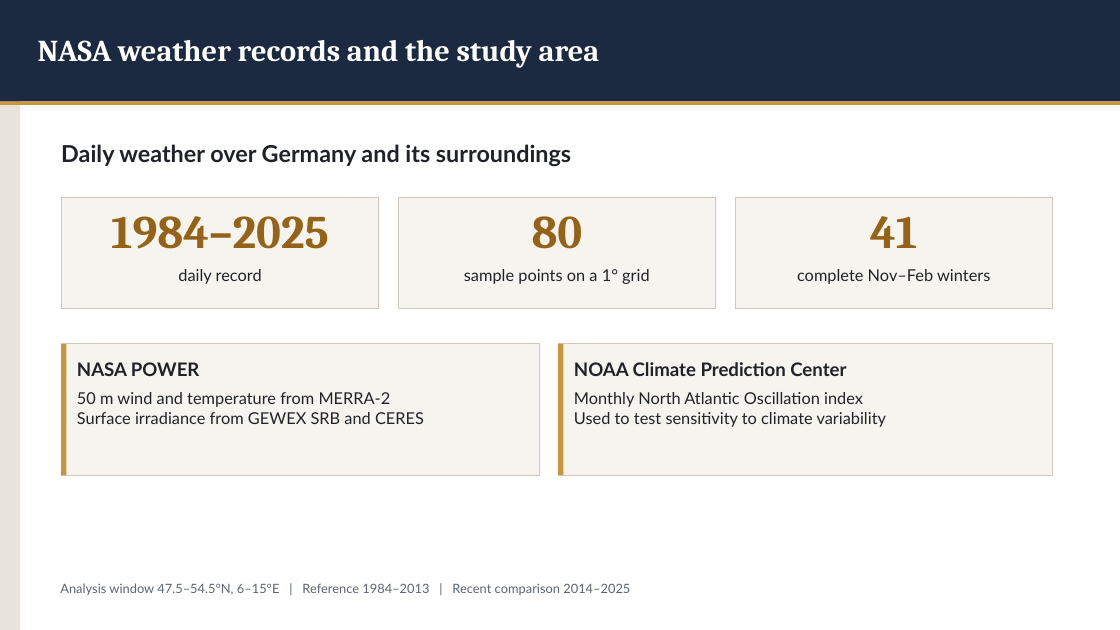
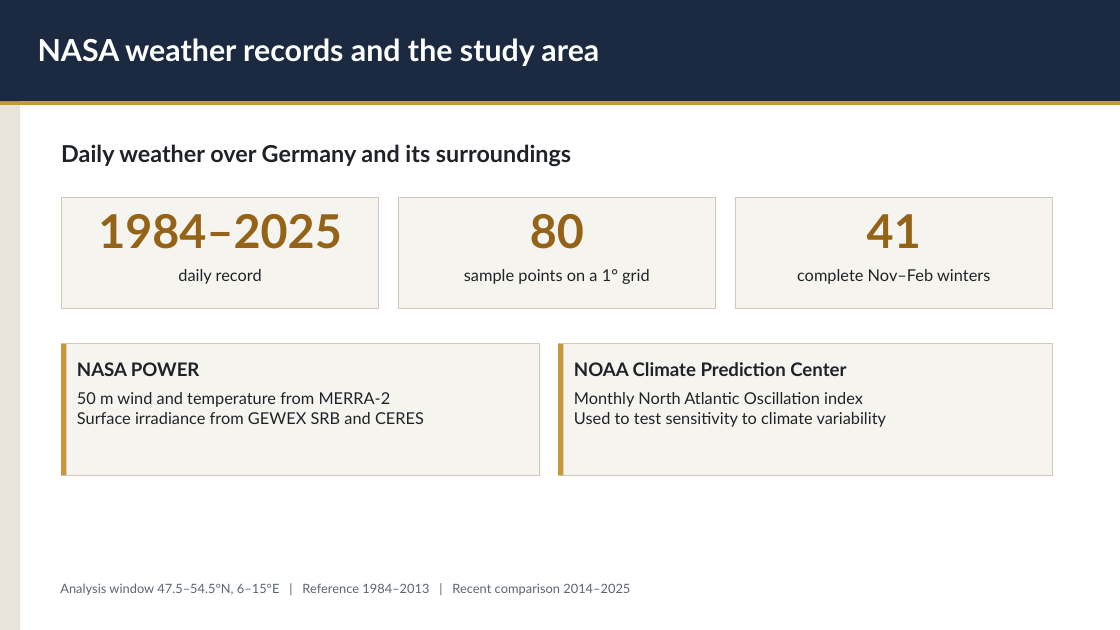
Before and after one commit to asakti47/dunkelflaute-explorer, a slide deck: slide 2 of Dunkelflaute Presentation.pptx. Drawn at 1120x630 pixels with LibreOffice and Linux fonts; fonts in the diff are those of the drawing. Boxes give left, top, right and bottom in pixels: in the first picture for what was removed or moved away, otherwise in the second. Text is boxed around its words. In the diff, an @@ line names an element or a change of style, - is before the commit and + after.

```diff
--- a/Dunkelflaute Presentation.pptx
+++ b/Dunkelflaute Presentation.pptx
@@ font Cambria to Lato in 4 elements at bbox=[38, 38, 599, 66], bbox=[98, 214, 341, 249], bbox=[530, 214, 584, 249], bbox=[867, 214, 921, 248] @@
```
Also in this commit, not shown: 5 other slides changed.
